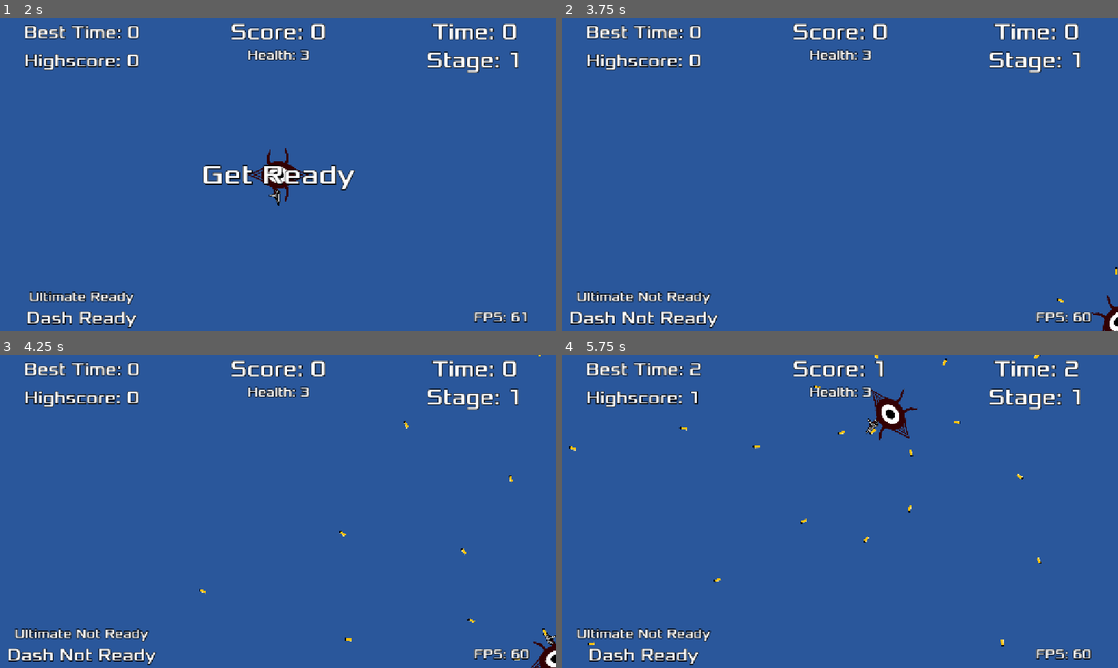
Above: before the commit, frames 1-4 (two rows, left to right).
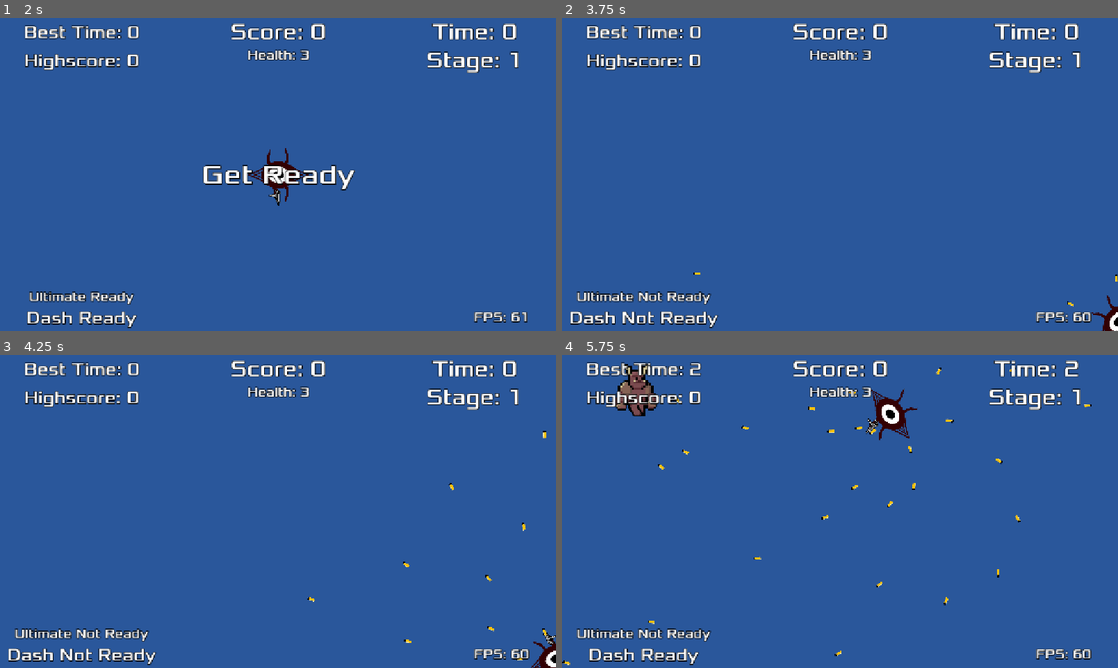
Above: after the commit, the same moments.

Repository: TacticalVortex/Eye-Survived
Game: Godot game, scene res://main.tscn
Same seed, same stepped clock (60 frames per second), same inputs: the game is played once before the commit and once after it.
Inputs (mouse positions are in pixels of both pictures, inside the frame that each line leads up to):
- Up to frame 1 (2 s): click "Game" at 0.5 s; click "Start" at 1.25 s
- Up to frame 2 (3.75 s): tap Enter at 2 s; move the mouse to (962, 158) at 2.02 s; hold D (move_right) 2.03-2.78 s; tap Shift (dash) at 2.1 s; click (962, 158) at 2.17 s; move the mouse to (728, 190) at 2.77 s; hold S (move_down) 2.78-3.53 s; click (728, 190) at 2.85 s; move the mouse to (895, 105) at 3.52 s; hold D (move_right) from 3.53 s (still down); tap Space (ultimate) at 3.6 s
- Up to frame 3 (4.25 s): keep holding D (move_right)
- Up to frame 4 (5.75 s): move the mouse to (812, 574) at 4.27 s; release D (move_right) at 4.28 s; hold W (move_up) 4.28-5.03 s; tap Shift (dash) at 4.35 s; click (812, 574) at 4.42 s; move the mouse to (1006, 558) at 5.02 s; press the mouse at (1006, 558) at 5.03 s; hold A (move_left) from 5.03 s (still down)

Frame 1 is identical in both runs. In frame 2, less than 0.1% of the frame differs, in the area x 23-100%, y 79-93%; in frame 3, 0.2%; in frame 4, 1.3%, in the area x 0-96%, y 0-100%.

Commit message:
Changed weapon settings
Made it so the starting fire rate and bullet speed are slower, and slightly reduced gravity on the bullets.

Diff:
--- a/eye-survived/bullet.tscn
+++ b/eye-survived/bullet.tscn
@@ -10,6 +10,7 @@
 [node name="Bullet" type="RigidBody2D"]
 collision_mask = 2
 mass = 0.001
+gravity_scale = 0.5
 script = ExtResource("1_at5gb")
 
 [node name="Sprite2D" type="Sprite2D" parent="."]
--- a/eye-survived/player.gd
+++ b/eye-survived/player.gd
@@ -3,8 +3,8 @@
 signal hit
 
 @export var speed = 450
-@export var bullet_speed = 1500
-@export var fire_rate = 0.4
+@export var bullet_speed = 1000
+@export var fire_rate = 0.5
 
 var screen_size
 var bullet = preload("res://bullet.tscn")
Not shown: 1 places in eye-survived/settings.tscn that only renumber resources
